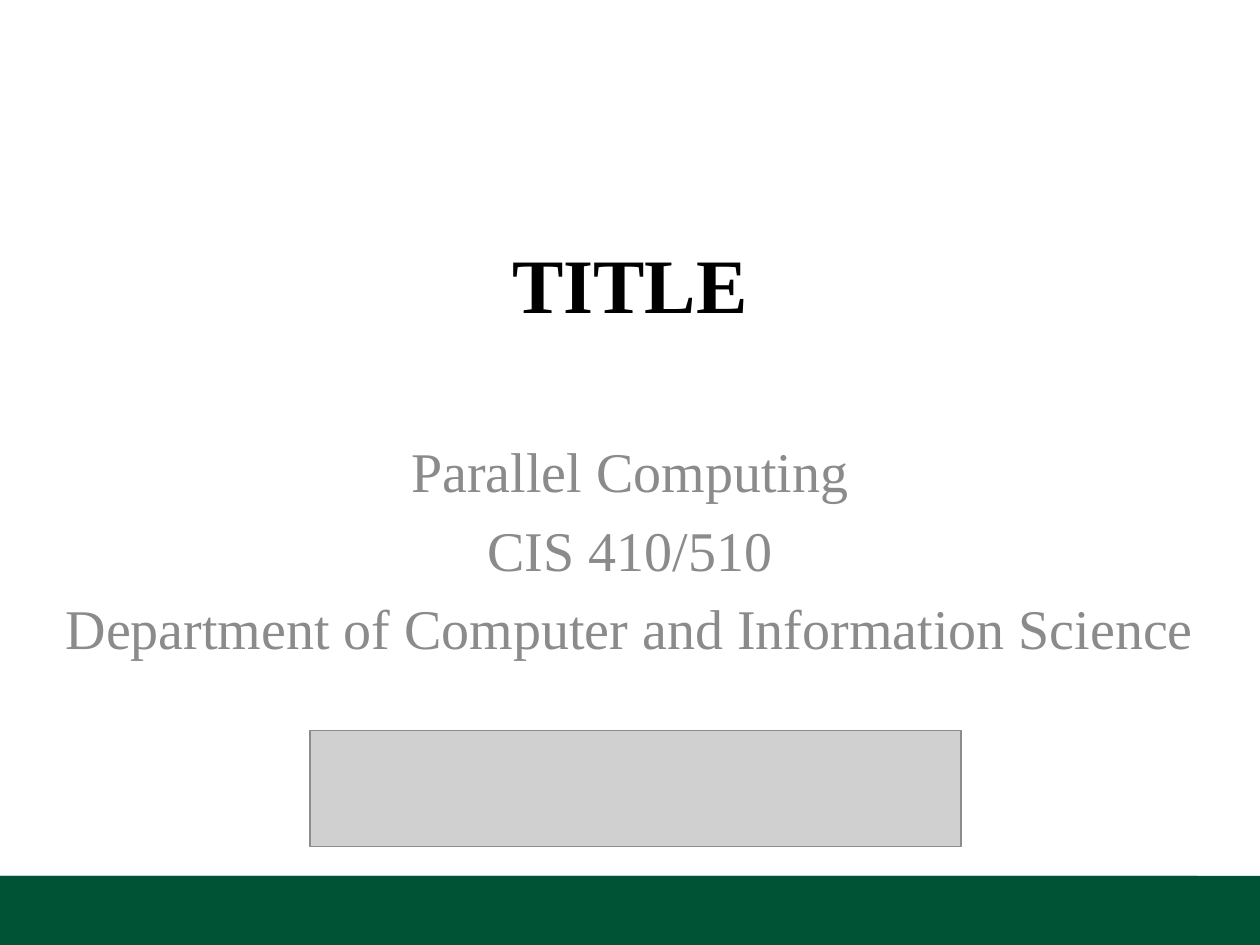
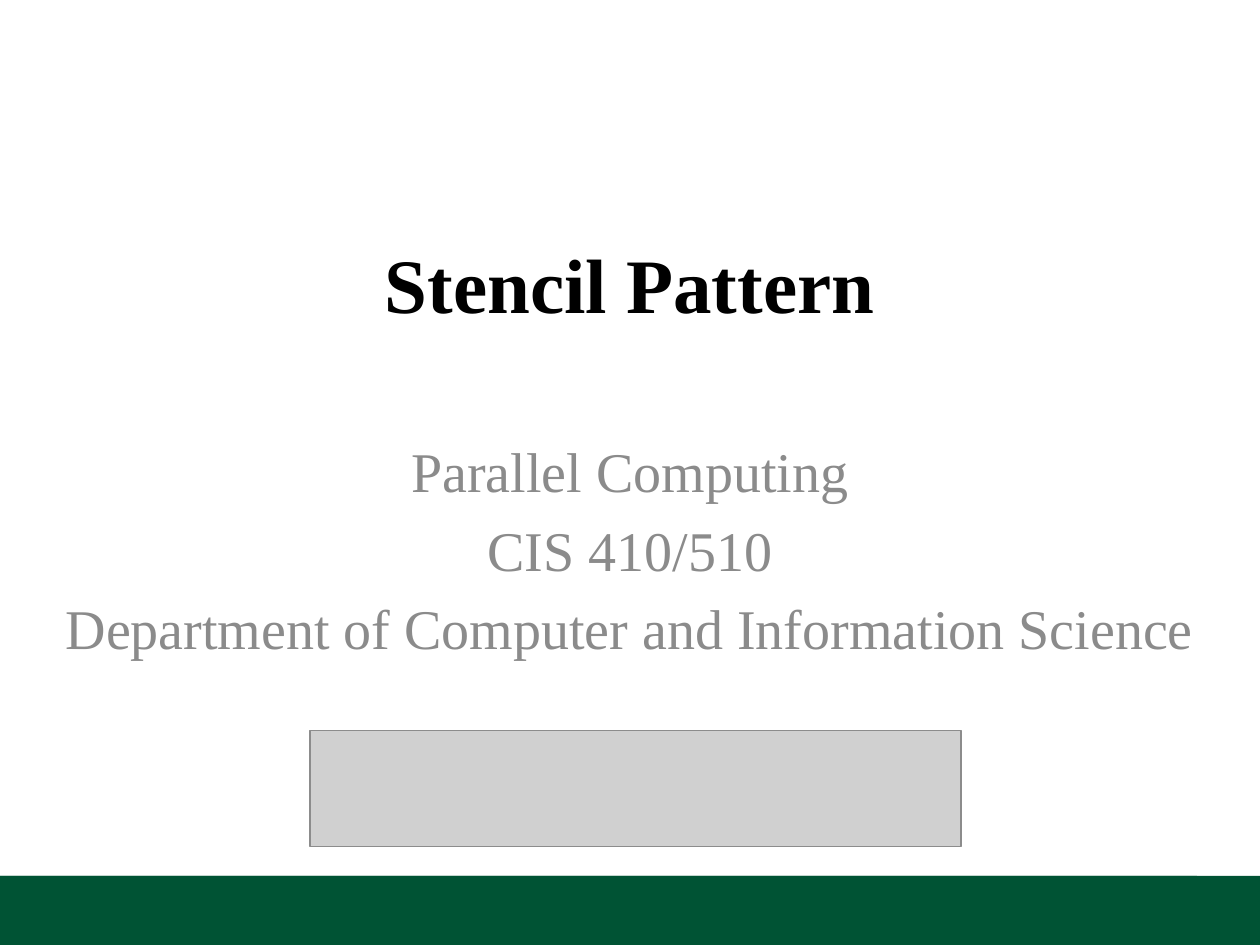
Before and after one commit to UOregonParallel/CourseMaterials, a slide deck: slide 1 of lecture_content/classSlides/4_stencilPattern/stencilPattern.pptx. Drawn at 1260x945 pixels with LibreOffice and Linux fonts; fonts in the diff are those of the drawing; grey boxes stand for pictures; background and template pictures are left out. Boxes give left, top, right and bottom in pixels: in the first picture for what was removed or moved away, otherwise in the second. Text is boxed around its words. In the diff, an @@ line names an element or a change of style, - is before the commit and + after.

```diff
--- a/lecture_content/classSlides/4_stencilPattern/stencilPattern.pptx
+++ b/lecture_content/classSlides/4_stencilPattern/stencilPattern.pptx
@@ title at bbox=[385, 259, 874, 314]: text changed @@
-TITLE
+Stencil Pattern
```
Also in this commit, not shown: 1 other slide changed, 1 slide added, 5 other files.
